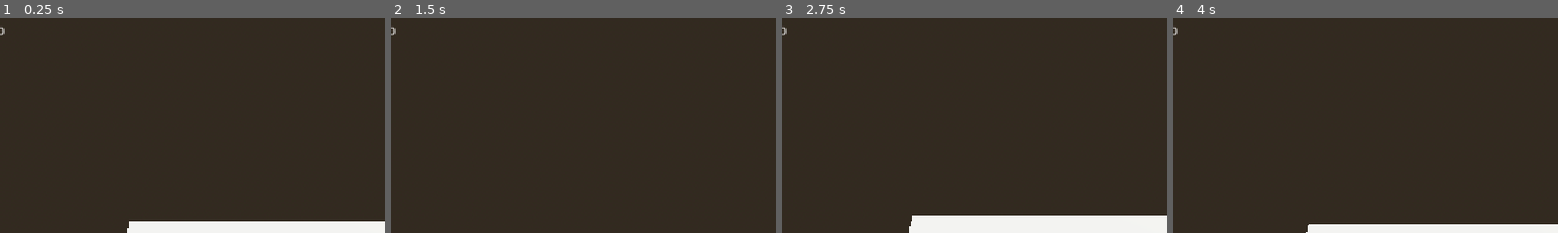
Above: before the commit, frames 1-4 (left to right).
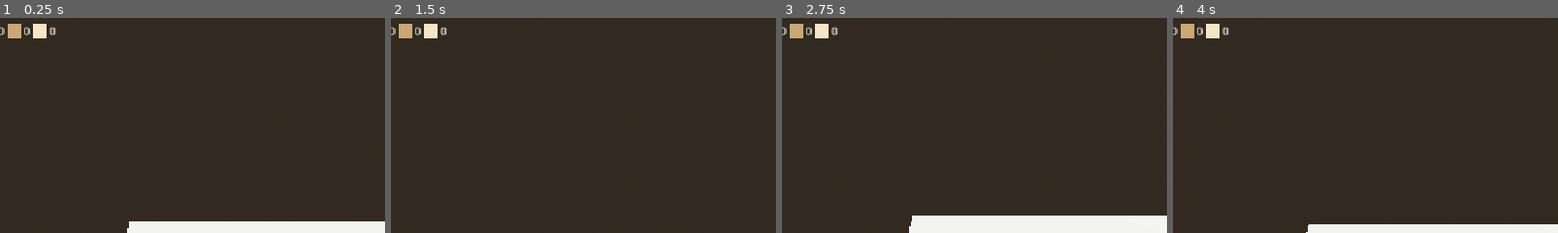
Above: after the commit, the same moments.

Repository: sirdik/zola-game-1
Game: Godot game, scene res://game/world/Forest.tscn
Same seed, same stepped clock (60 frames per second), same inputs: the game is played once before the commit and once after it.
Inputs:
- Up to frame 1 (0.25 s): no input
- Up to frame 2 (1.5 s): tap Enter (p1_action) at 0.5, 0.6, 1.35 s; hold Up (p1_move_forward) 0.53-1.28 s; tap Space (p1_jump) at 0.77 s; hold Down (p1_move_back) from 1.28 s (still down)
- Up to frame 3 (2.75 s): tap Space (p1_jump) at 1.52 s; release Down (p1_move_back) at 2.03 s; hold Up (p1_move_forward) from 2.03 s (still down); tap Enter (p1_action) at 2.1 s
- Up to frame 4 (4 s): tap Enter (p1_action) at 2.85, 3.6 s; tap Space (p1_jump) at 3.02, 3.77 s; release Up (p1_move_forward) at 3.53 s; hold Down (p1_move_back) from 3.53 s (still down)
The pictures show only the part of the screen within x 23-73%, y 0-50%; the shares and areas given below are measured in that part.

The runs differ from the first frame. In frame 1, 0.6% of the frame differs, in the area x 2-15%, y 2-10%; in frame 2, 0.6%; in frame 3, 0.6%; in frame 4, 0.6%.

Commit message:
Add block/blueprint items, building-unlock state, and HUD edible filter
Co-Authored-By: Claude Sonnet 5 <noreply@anthropic.com>
Claude-Session: https://claude.ai/code/session_014rTmxJaND9vaABnW6Byv9U

Diff:
--- a/data/items.json
+++ b/data/items.json
@@ -6,6 +6,8 @@
     { "id": "blueberry", "name": "Borůvka", "map_char": "u", "color": "#4A6FA5", "energy_raw": 3 },
     { "id": "apple", "name": "Jablko", "map_char": "a", "color": "#D63447", "energy_raw": 3 },
     { "id": "hazelnut", "name": "Oříšek", "map_char": "n", "color": "#8B5A2B", "energy_raw": 3 },
-    { "id": "water", "name": "Voda", "map_char": "~", "color": "#6BADD1", "energy_raw": 1 }
+    { "id": "water", "name": "Voda", "map_char": "~", "color": "#6BADD1", "energy_raw": 1 },
+    { "id": "block", "name": "Kostička", "map_char": "k", "color": "#C9A876", "energy_raw": 0, "edible": false },
+    { "id": "blueprint_house", "name": "Plánek domečku", "map_char": "H", "color": "#F5E6C8", "energy_raw": 0, "edible": false, "unlocks_building": "house" }
   ]
 }
--- a/game/autoload/game.gd
+++ b/game/autoload/game.gd
@@ -8,6 +8,7 @@
 var energy: float = MAX_ENERGY
 var ui_blocking: bool = false
 var _inventory: Dictionary = {}
+var _unlocked_buildings: Dictionary = {}
 
 func _ready() -> void:
 	for id in Items.all_ids():
@@ -19,6 +20,9 @@
 func add_item(item_id: String, amount: int = 1) -> void:
 	_inventory[item_id] = get_count(item_id) + amount
 	inventory_changed.emit(item_id)
+	var item_data := Items.get_by_id(item_id)
+	if item_data.has("unlocks_building"):
+		unlock_building(item_data["unlocks_building"])
 
 func try_consume(item_id: String, amount: int = 1) -> bool:
 	if get_count(item_id) < amount:
@@ -44,3 +48,9 @@
 		inventory_changed.emit(item_id)
 	restore(energy_cooked)
 	return true
+
+func unlock_building(building_id: String) -> void:
+	_unlocked_buildings[building_id] = true
+
+func is_building_unlocked(building_id: String) -> bool:
+	return _unlocked_buildings.get(building_id, false)
--- a/game/ui/hud.gd
+++ b/game/ui/hud.gd
@@ -59,7 +59,8 @@
 
 	var raw_ids: Array[String] = []
 	for id in Items.all_ids():
-		if Game.get_count(id) > 0:
+		var item_data := Items.get_by_id(id)
+		if Game.get_count(id) > 0 and item_data.get("edible", true):
 			raw_ids.append(id)
 
 	if not raw_ids.is_empty():
--- a/game/world/level_loader.gd
+++ b/game/world/level_loader.gd
@@ -7,7 +7,7 @@
 const CampfireScript := preload("res://game/cooking/campfire.gd")
 
 const TILE_SIZE := 2.0
-const SKIP_CHARS := "kxwdB!HS0123456789 "
+const SKIP_CHARS := "xwdB!S0123456789 "
 
 @export var level_path: String = "res://levels/forest_01.txt"
 @export var player_path: NodePath = NodePath("../Player1")
